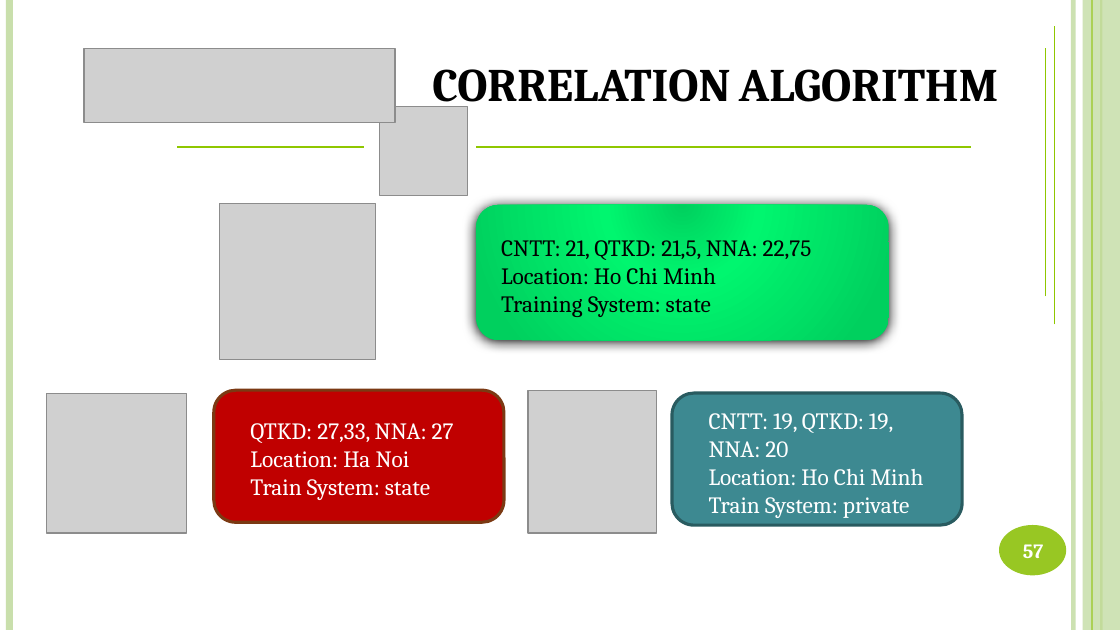
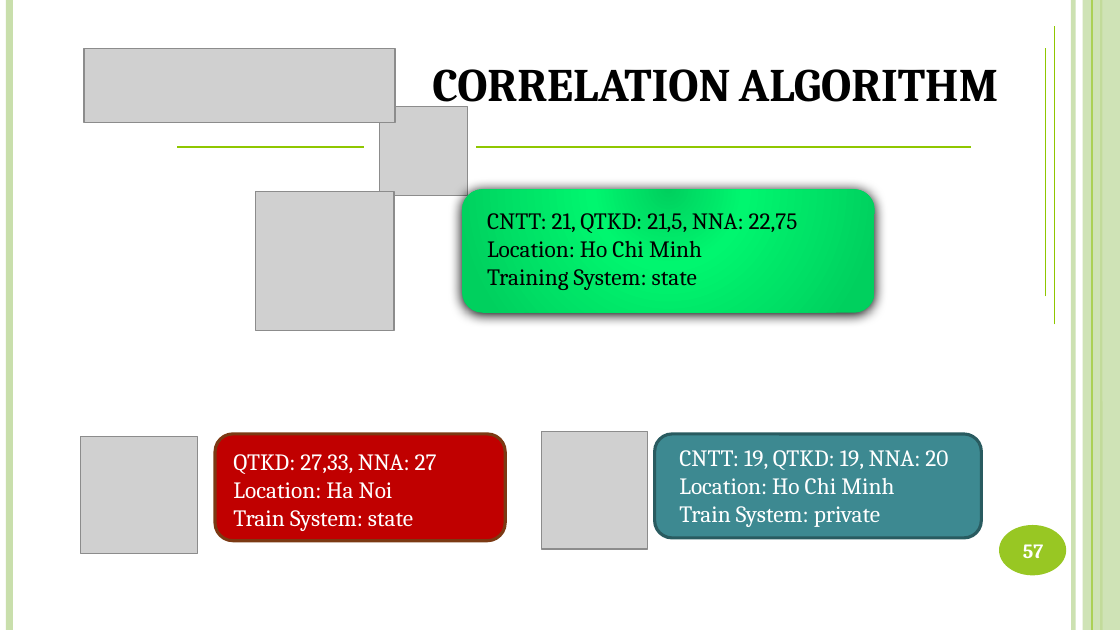
Before and after one commit to DanhLT2/Slide-Unistar, a slide deck: slide 57 of Slide-UniStar/UniStar.pptx. Drawn at 1120x630 pixels with LibreOffice and Linux fonts; fonts in the diff are those of the drawing; grey boxes stand for pictures. Boxes give left, top, right and bottom in pixels: in the first picture for what was removed or moved away, otherwise in the second. Text is boxed around its words. In the diff, an @@ line names an element or a change of style, - is before the commit and + after.

```diff
--- a/Slide-UniStar/UniStar.pptx
+++ b/Slide-UniStar/UniStar.pptx
@@ picture: place and size @@
-picture at [220, 204, 375, 360]
+picture at [255, 192, 394, 330]
@@ rounded rectangle: place and size @@
-rounded rectangle at [476, 205, 889, 340]
+rounded rectangle at [461, 189, 875, 312]
@@ text "CNTT: 21, QTKD: 21,5, NNA: ...": place and size @@
-text "CNTT: 21, QTKD: 21,5, NNA: ..." at [501, 240, 812, 317]
+text "CNTT: 21, QTKD: 21,5, NNA: ..." at [487, 213, 798, 290]
@@ picture: place and size @@
-picture at [47, 393, 187, 533]
+picture at [81, 437, 197, 553]
@@ rounded rectangle: place and size @@
-rounded rectangle at [214, 390, 504, 522]
+rounded rectangle at [215, 433, 505, 540]
@@ text "QTKD: 27,33, NNA: 27": place and size @@
-text "QTKD: 27,33, NNA: 27" at [250, 423, 454, 500]
+text "QTKD: 27,33, NNA: 27" at [233, 454, 437, 531]
@@ picture: place and size @@
-picture at [528, 390, 656, 533]
+picture at [542, 431, 647, 549]
@@ rounded rectangle: place and size @@
-rounded rectangle at [672, 393, 962, 525]
+rounded rectangle at [655, 433, 982, 538]
@@ text "CNTT: 19, QTKD: 19, NNA: ...": place and size @@
-text "CNTT: 19, QTKD: 19, NNA: ..." at [709, 413, 924, 518]
+text "CNTT: 19, QTKD: 19, NNA: ..." at [679, 450, 948, 527]
@@ text at [679, 450, 948, 470]: text changed @@
-CNTT: 19, QTKD: 19,
-NNA: 20
+CNTT: 19, QTKD: 19, NNA: 20
```
Also in this commit, not shown: 6 other slides changed, 3 slides added, 1 slide removed.
